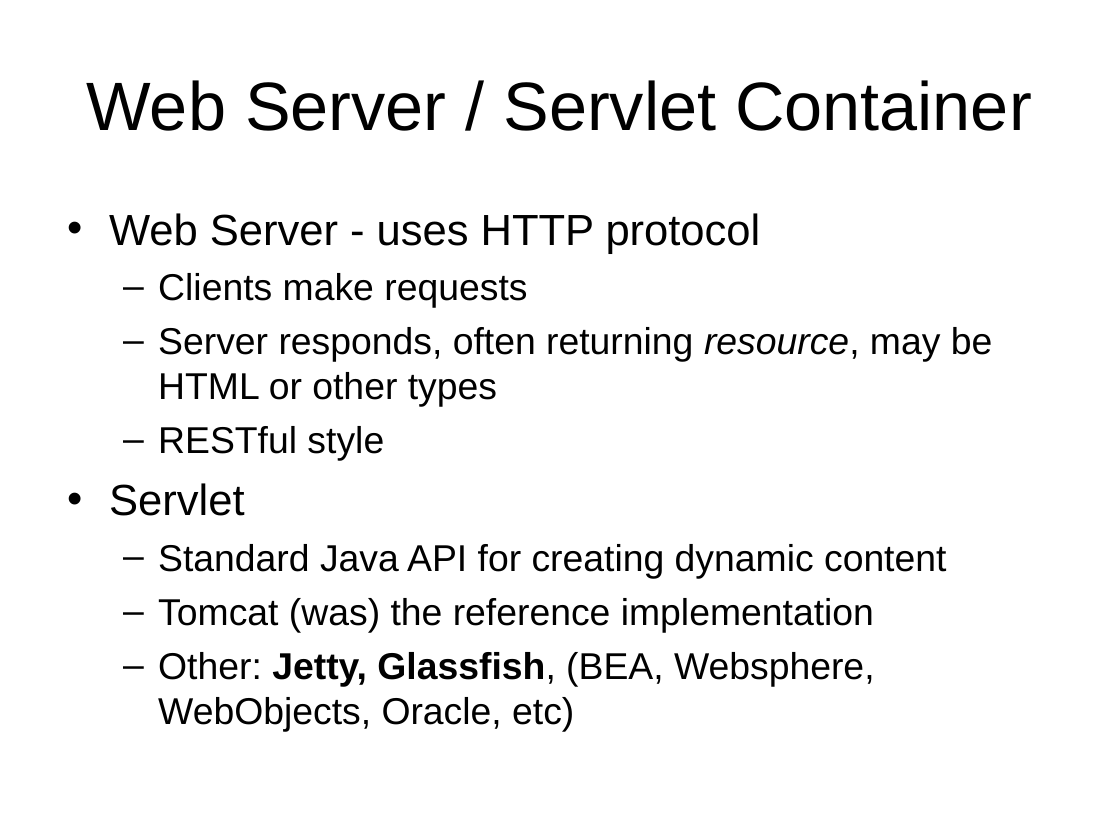
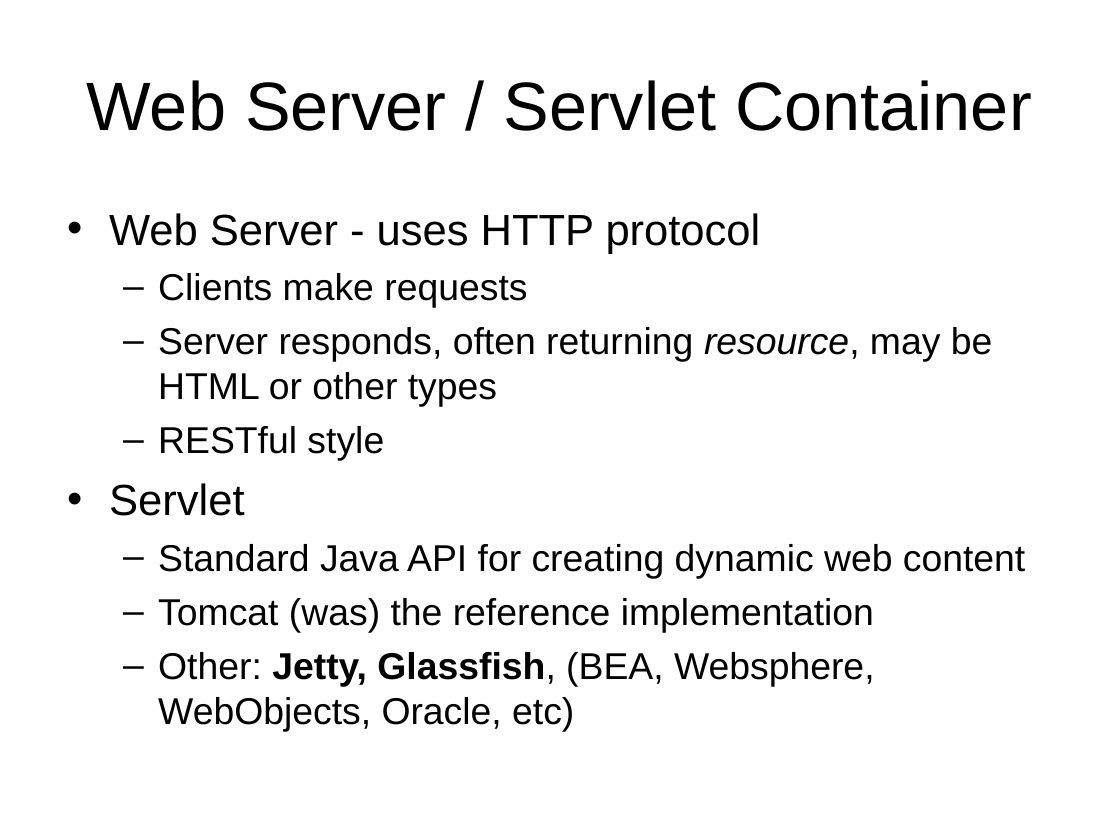
Before and after one commit to ooici-eoi/THREDDS, a slide deck: slide 7 of docs/web/thredds/tech/tutorial/TDSOverview.ppt (slide 8 before the commit). Drawn at 1120x840 pixels with LibreOffice and Linux fonts; fonts in the diff are those of the drawing; background and template pictures are left out. Boxes give left, top, right and bottom in pixels: in the first picture for what was removed or moved away, otherwise in the second. Text is boxed around its words. In the diff, an @@ line names an element or a change of style, - is before the commit and + after.

```diff
--- a/docs/web/thredds/tech/tutorial/TDSOverview.ppt
+++ b/docs/web/thredds/tech/tutorial/TDSOverview.ppt
@@ text at <box>158,544,1025,578</box>: text changed @@
-  – Standard Java API for creating dynamic content
+  – Standard Java API for creating dynamic web content
```
Also in this commit, not shown: 1 other slide changed, 4 other files.
